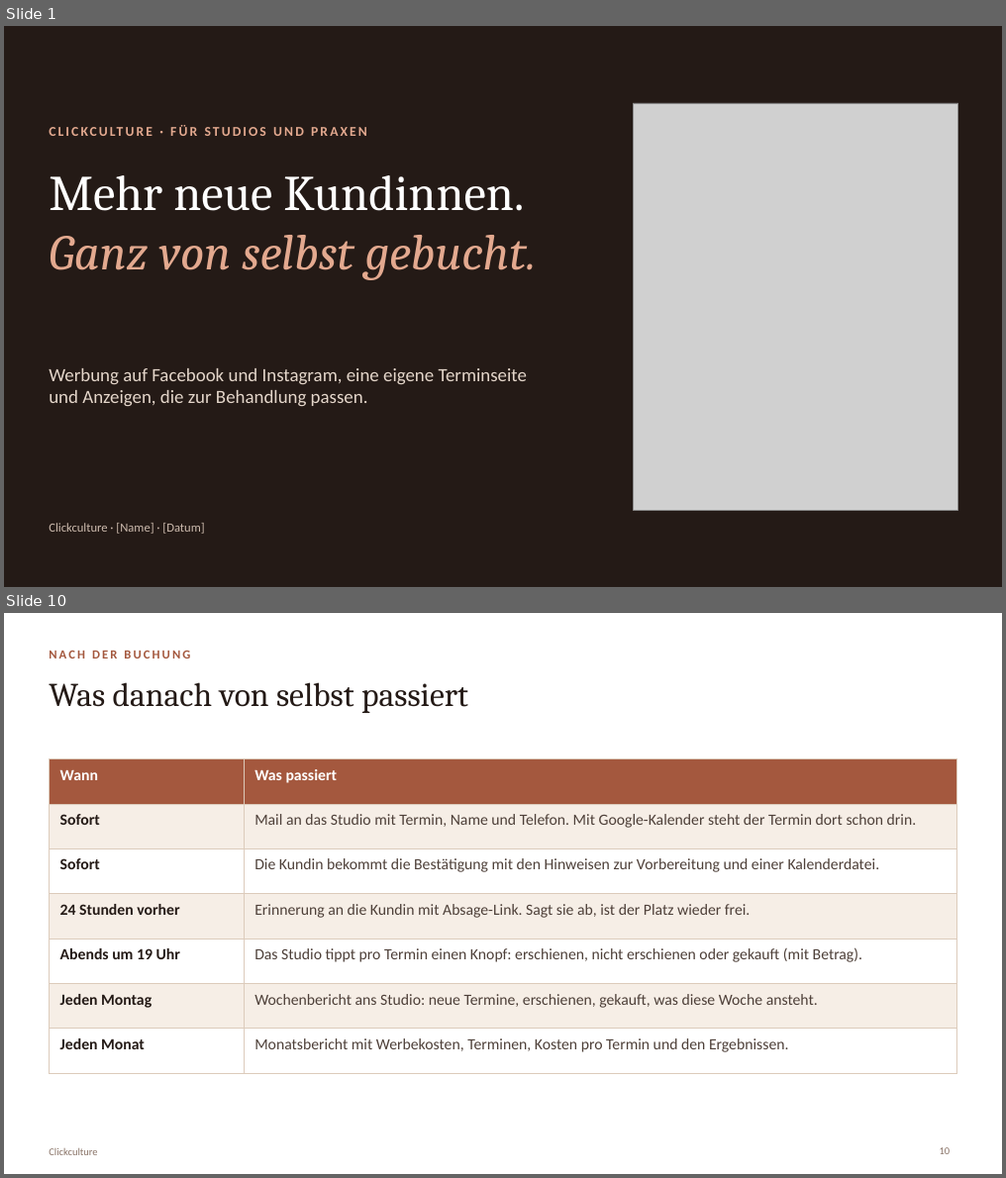
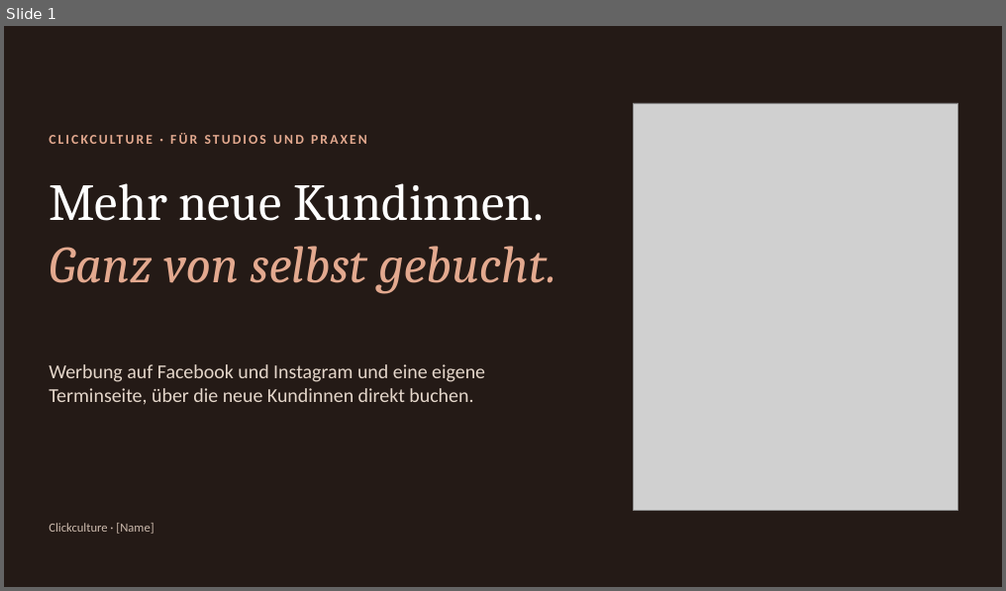
Before and after one commit to raphaelgeil652-lab/business, a slide deck: nischen/beauty/praesentation/Clickculture Beauty – Vorstellung.pptx. Shown one above the other, each under a label of ours: slides 1 and 10 before the commit, slide 1 after it; the slides between them are not shown. The pictures are 1006x1178 and 1006x591 pixels, drawn with LibreOffice and Linux fonts; fonts in the diff are those of the drawing; grey boxes stand for pictures. Boxes give left, top, right and bottom in pixels: in the first picture for what was removed or moved away, otherwise in the second. Text is boxed around its words. In the diff, an @@ line names an element or a change of style, - is before the commit and + after.

```diff
--- a/nischen/beauty/praesentation/Clickculture Beauty – Vorstellung.pptx
+++ b/nischen/beauty/praesentation/Clickculture Beauty – Vorstellung.pptx
@@ slide 10 removed at [4, 613, 1002, 1174], background #FFFFFF @@
@@ text removed at [49, 650, 190, 659] @@
-NACH DER BUCHUNG
@@ title removed at [49, 682, 468, 713] @@
-Was danach von selbst passiert
@@ table removed at [49, 759, 957, 1057], 7 rows, 2 columns @@
-Wann | Was passiert
-Sofort | Mail an das Studio mit Termin, Name und Telefon. Mit Google-Kalender steht der Termin dort schon drin.
-Sofort | Die Kundin bekommt die Bestätigung mit den Hinweisen zur Vorbereitung und einer Kalenderdatei.
-24 Stunden vorher | Erinnerung an die Kundin mit Absage-Link. Sagt sie ab, ist der Platz wieder frei.
-Abends um 19 Uhr | Das Studio tippt pro Termin einen Knopf: erschienen, nicht erschienen oder gekauft (mit Betrag).
-Jeden Montag | Wochenbericht ans Studio: neue Termine, erschienen, gekauft, was diese Woche ansteht.
-Jeden Monat | Monatsbericht mit Werbekosten, Terminen, Kosten pro Termin und den Ergebnissen.
@@ text removed at [49, 1149, 97, 1156] @@
-Clickculture
@@ page number removed at [940, 1148, 950, 1155] @@
-10
@@ slide 1 changed as well @@
@@ text "CLICKCULTURE · FÜR STUDIOS UND ...": place and size @@
-text "CLICKCULTURE · FÜR STUDIOS UND ..." at [49, 123, 573, 150]
+text "CLICKCULTURE · FÜR STUDIOS UND ..." at [49, 131, 573, 157]
@@ text "Mehr neue Kundinnen. Ganz von ...": place and size @@
-text "Mehr neue Kundinnen. Ganz von ..." at [49, 175, 537, 280]
+text "Mehr neue Kundinnen. Ganz von ..." at [49, 183, 556, 293]
@@ text "Mehr neue Kundinnen. Ganz von ..." at [49, 183, 556, 293]: size 48 to 50 pt @@
@@ text at [49, 365, 485, 405]: text changed; size 18 to 19 pt @@
-Werbung auf Facebook und Instagram, eine eigene Terminseite und Anzeigen, die zur Behandlung passen.
+Werbung auf Facebook und Instagram und eine eigene Terminseite, über die neue Kundinnen direkt buchen.
@@ text at [49, 523, 153, 534]: text changed @@
-Clickculture · [Name] · [Datum]
+Clickculture · [Name]
```
Also in this commit, not shown: 2 other slides changed, 9 slides added, 12 other slides removed.
